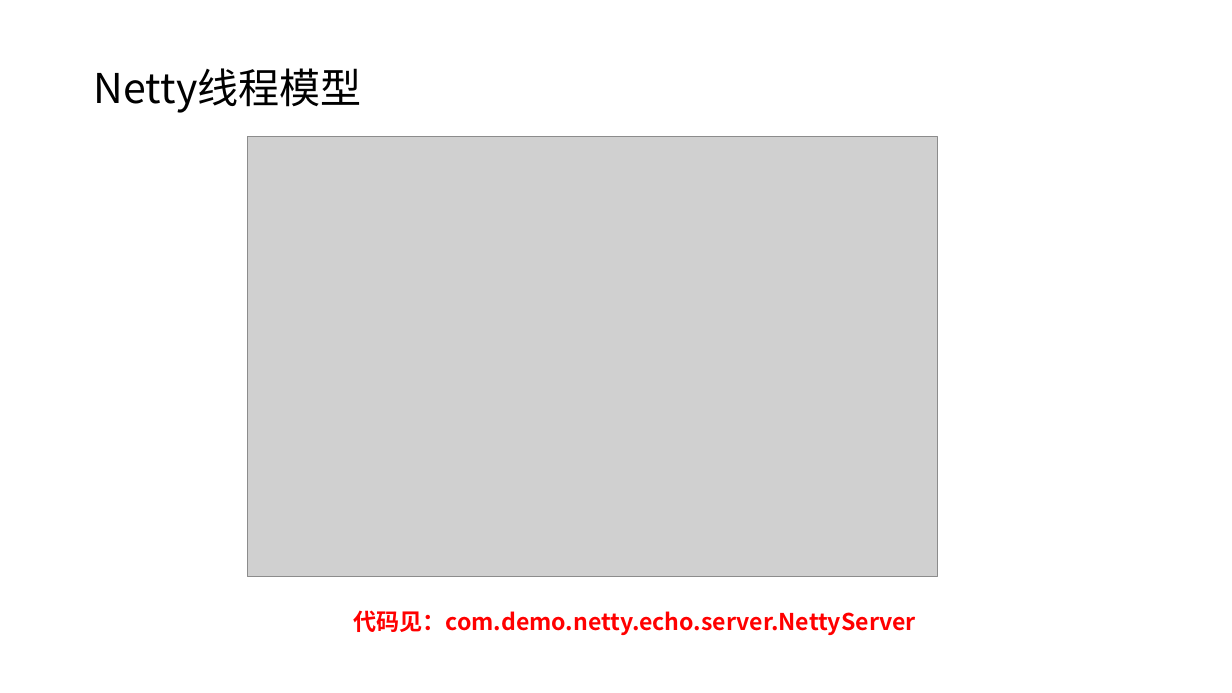
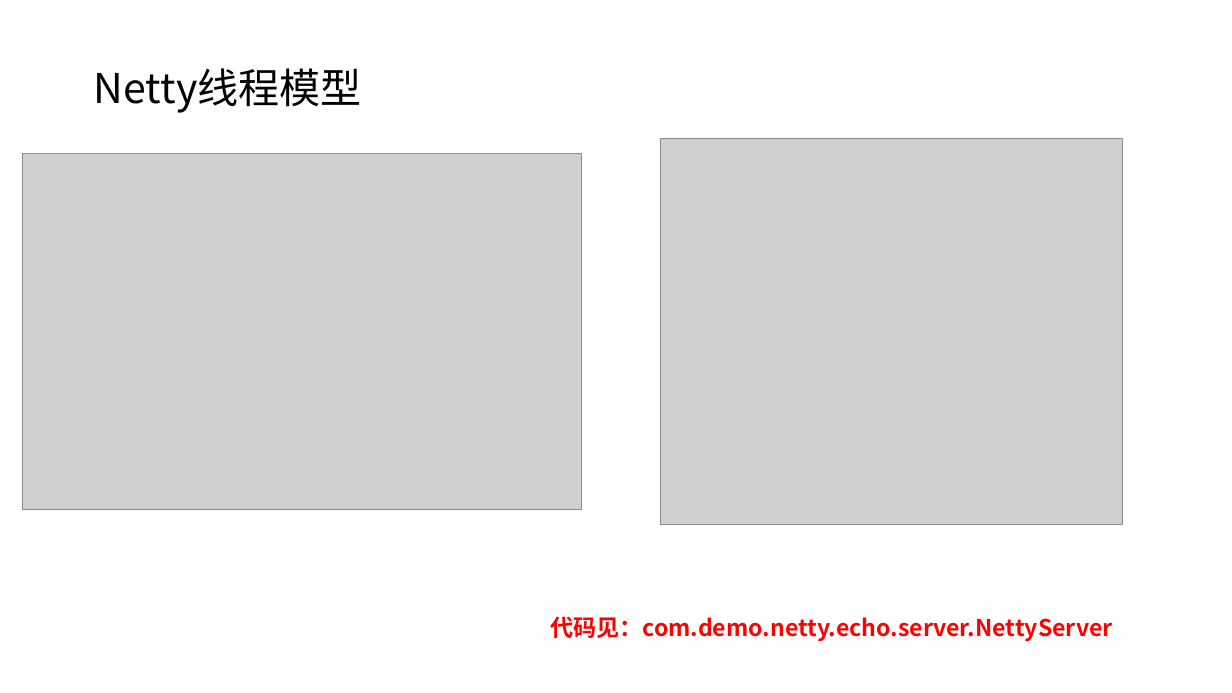
Before and after one commit to taomee517/netty-notes, a slide deck: slide 14 of Netty分享.pptx. Drawn at 1232x693 pixels with LibreOffice and Linux fonts; fonts in the diff are those of the drawing; grey boxes stand for pictures. Boxes give left, top, right and bottom in pixels: in the first picture for what was removed or moved away, otherwise in the second. Text is boxed around its words. In the diff, an @@ line names an element or a change of style, - is before the commit and + after.

Commit message:
加入更为详实形象的netty线程模型

```diff
--- a/Netty分享.pptx
+++ b/Netty分享.pptx
@@ picture added at (661,139,1123,525) @@
@@ picture: place and size @@
-picture at (247,137,937,577)
+picture at (22,153,581,509)
@@ text "代码见：com.demo.netty.echo.server.NettyServer": place and size @@
-text "代码见：com.demo.netty.echo.server.NettyServer" at (353,610,916,635)
+text "代码见：com.demo.netty.echo.server.NettyServer" at (550,616,1113,641)
```
Also in this commit, not shown: 1 slide added.
